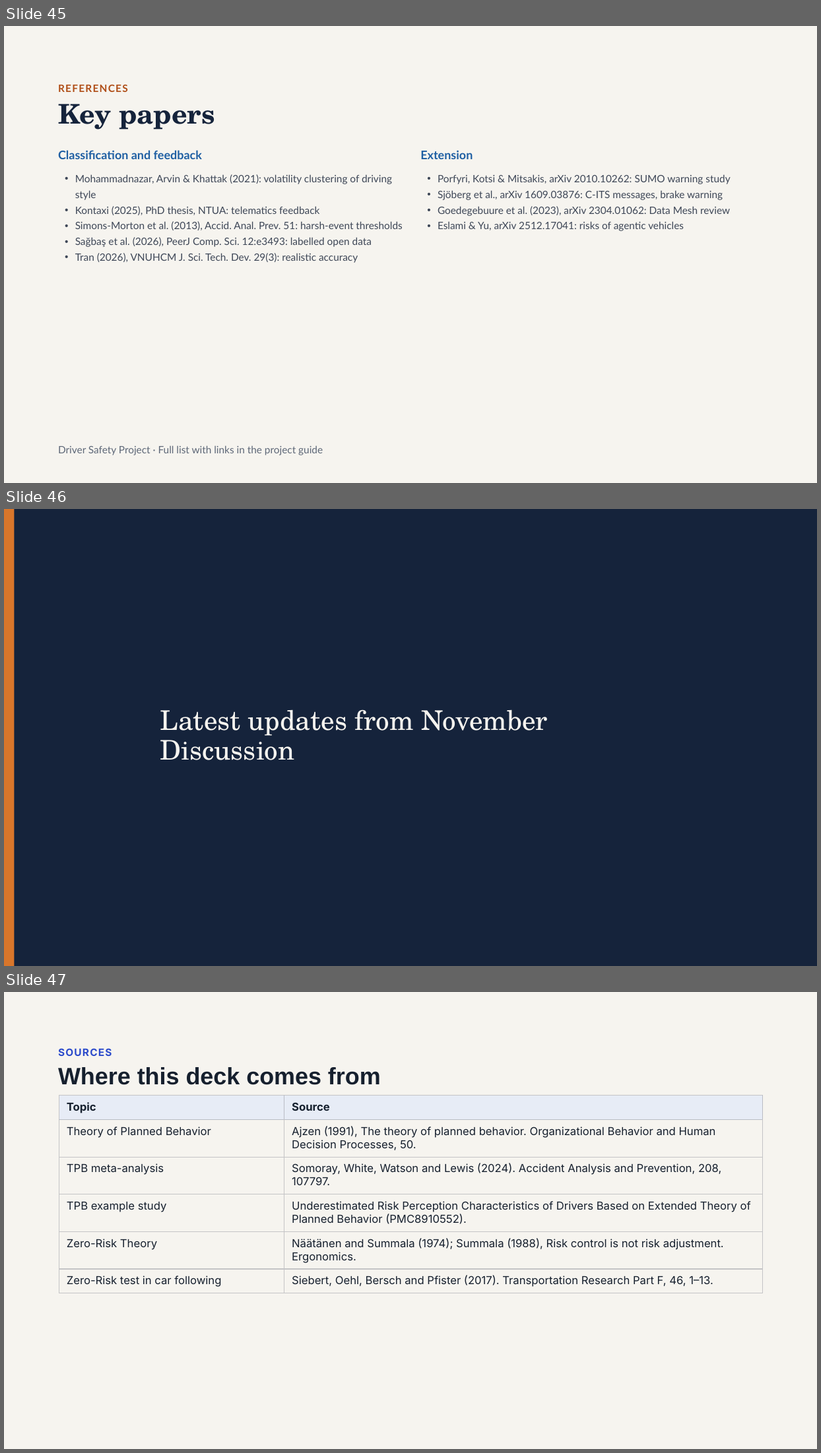
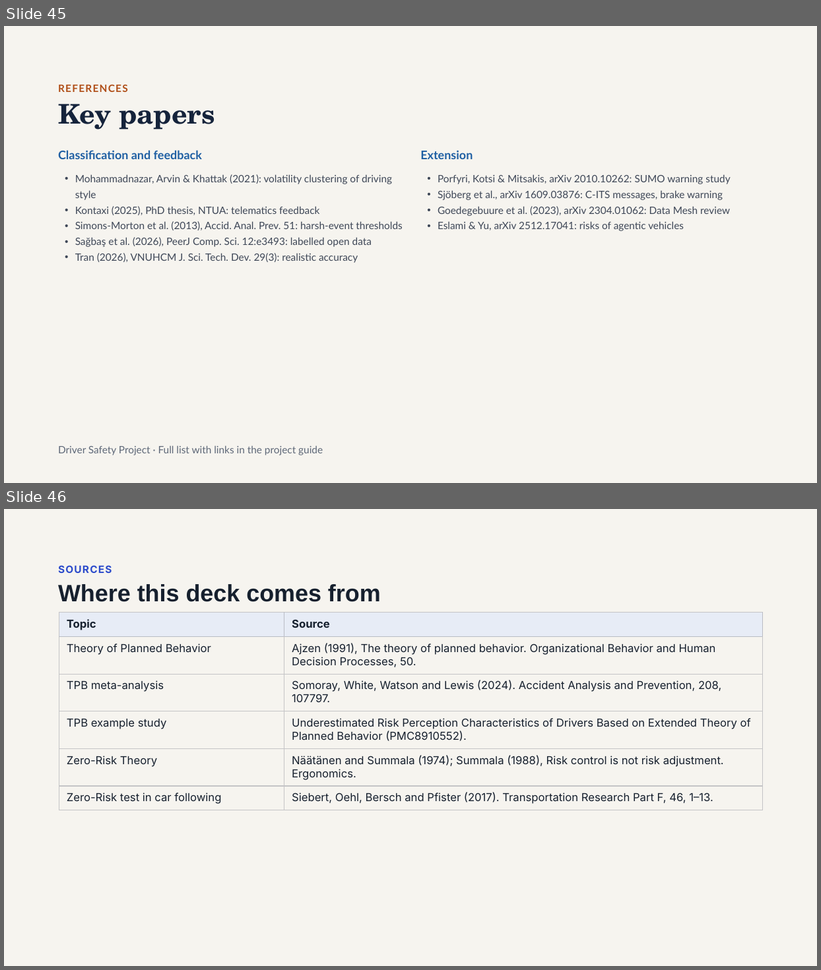
Before and after one commit to Osama-Gamil/Driver-Behaviour-PR, a slide deck: presentation/Driver_Safety_Project.pptx. Shown one above the other, each under a label of ours: slides 45, 46 and 47 before the commit, slides 45 and 46 after it. The pictures are 821x1453 and 821x970 pixels, drawn with LibreOffice and Linux fonts; fonts in the diff are those of the drawing. Boxes give left, top, right and bottom in pixels: in the first picture for what was removed or moved away, otherwise in the second. Text is boxed around its words. In the diff, an @@ line names an element or a change of style, - is before the commit and + after.

```diff
--- a/presentation/Driver_Safety_Project.pptx
+++ b/presentation/Driver_Safety_Project.pptx
@@ slide 46 removed at (4, 509, 817, 966), background #15233B @@
@@ rectangle removed at (4, 509, 15, 966) @@
@@ title removed at (160, 710, 548, 760) @@
-Latest updates from November Discussion
@@ what was slide 47 is now slide 46 @@
```
Also in this commit, not shown: 2 slides changed, 1 other slide removed.
